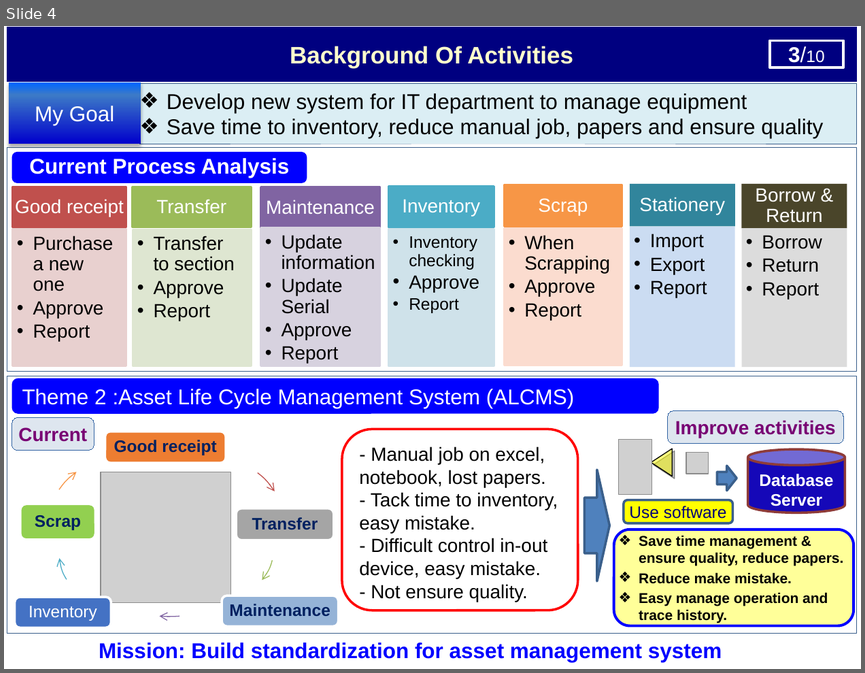
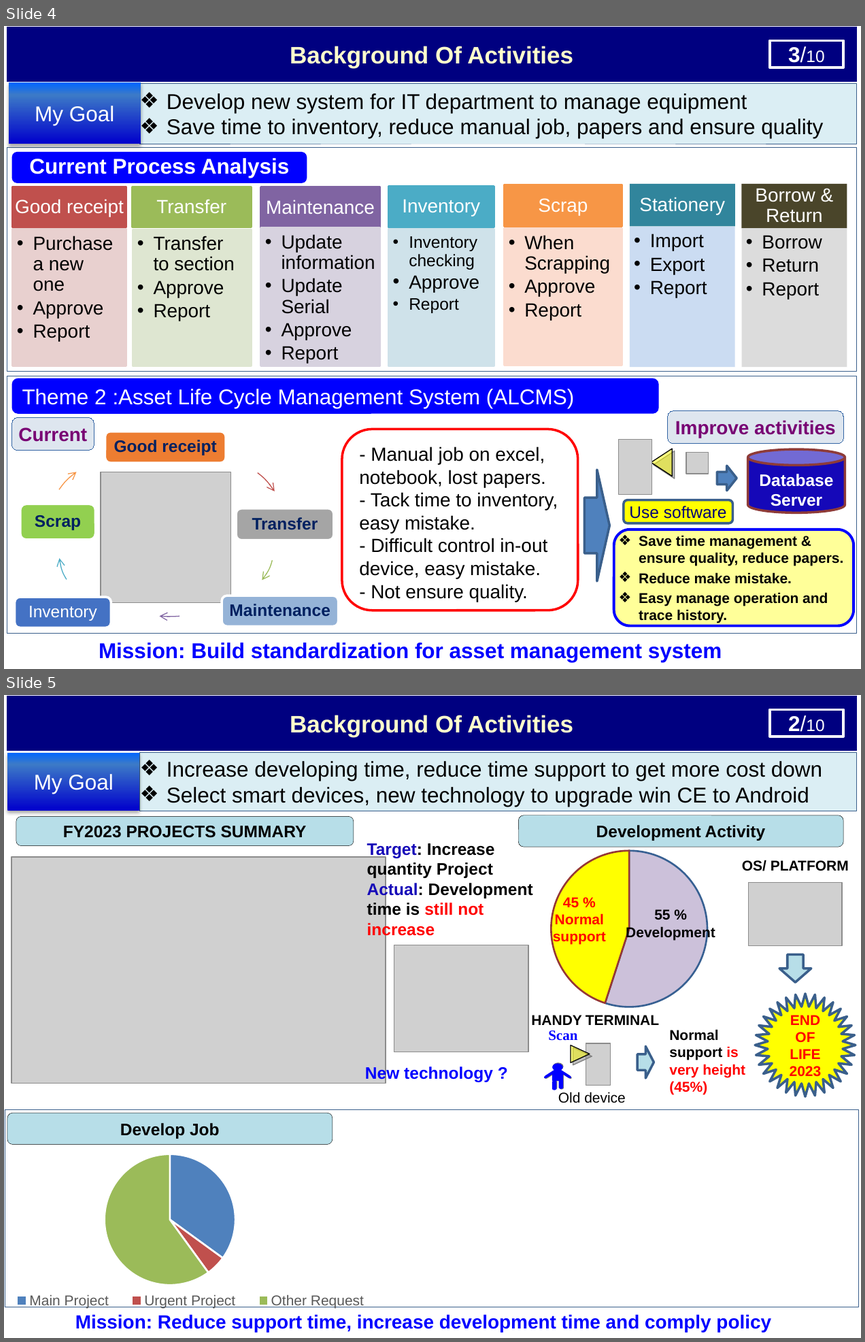
Before and after one commit to thietbicongnghevietnam/ReportPSNV, a slide deck: Report_test.pptx. Shown one above the other, each under a label of ours: slide 4 before the commit, slides 4 and 5 after it. The pictures are 865x673 and 865x1342 pixels, drawn with LibreOffice and Linux fonts; fonts in the diff are those of the drawing; grey boxes stand for pictures; background and template pictures are left out. Boxes give left, top, right and bottom in pixels: in the first picture for what was removed or moved away, otherwise in the second. Text is boxed around its words. In the diff, an @@ line names an element or a change of style, - is before the commit and + after.

```diff
--- a/Report_test.pptx
+++ b/Report_test.pptx
@@ slide 5 added at (4,695,861,1338), background #FFFFFF @@
@@ rectangle added at (7,696,857,750), fill #000080, outline #000080 0.75 pt, 20 pt, text #FFFFCC, bold @@
+Background Of Activities
@@ rectangle added at (770,709,844,737), outline #FFFFFF 2 pt, 18 pt, text #FFFFFF @@
+2/10
@@ freeform shape added at (808,699,857,727), outline #FFFFFF 2.25 pt, 16 pt, text #FFFFFF @@
+2/10
@@ rectangle added at (7,752,139,811), fill gradient #0000CC to #3D7CC7 to #0066FF, 18 pt, text #FFFFFF @@
+My Goal
@@ rectangle added at (139,752,855,811), fill #DBEEF4, outline #3A5F8C 0.25 pt, 18 pt, text #000000 @@
+❖ Increase developing time, reduce time support to get more cost down
+❖ Select smart devices, new technology to upgrade win CE to Android
@@ rounded rectangle added at (16,817,354,846), fill #B7DEE8, outline #000000 0.25 pt, 14 pt, text #000000, bold @@
+FY2023 PROJECTS SUMMARY
@@ rounded rectangle added at (518,815,843,847), fill #B7DEE8, outline #000000 0.25 pt, 14 pt, text #000000, bold @@
+Development Activity
@@ picture added at (11,857,385,1083) @@
@@ text added at (367,843,533,938), 14 pt, text #000000, bold @@
+Target: Increase quantity Project
+Actual: Development time is still not increase
@@ pie chart added at (508,841,732,1011) @@
+categories: 1, 2
+Series 1: 55, 45
@@ text added at (742,860,849,871), 12 pt, text #000000, bold @@
+OS/ PLATFORM
@@ text added at (553,897,606,945), 12 pt, text #FF0000, bold @@
+45 % Normal support
@@ picture added at (749,883,842,946) @@
@@ text added at (626,909,715,940), 12 pt, text #000000, bold @@
+55 % Development
@@ picture added at (394,945,528,1052) @@
@@ right arrow added at (779,954,810,981), fill #B7DEE8, outline #3A5F8C 2 pt @@
@@ star added at (755,993,855,1096), fill #FFFF00, outline #3A5F8C 2 pt, 12 pt, text #FF0000, bold @@
+END OF LIFE 2023
@@ text added at (531,1015,659,1025), 12 pt, text #000000, bold @@
+HANDY TERMINAL
@@ text added at (669,1029,745,1094), 12 pt, text #FF0000, bold @@
+Normal support is very height (45%)
@@ group added at (543,1030,611,1090): 8 pill shapes, 4 ellipses, 2 rectangles, 1 text, 1 picture, 1 triangle @@
+Scan
@@ right arrow added at (637,1047,653,1078), fill #B7DEE8, outline #3A5F8C 2 pt @@
@@ text added at (365,1066,493,1083), 14 pt, text #0000FF, bold @@
+New technology ?
@@ text added at (558,1091,626,1103), 12 pt, text #000000 @@
+Old device
@@ rectangle added at (5,1109,858,1306), outline #3A5F8C 0.25 pt @@
@@ rounded rectangle added at (7,1113,332,1144), fill #B7DEE8, outline #000000 0.25 pt, 14 pt, text #000000, bold @@
+Develop Job
@@ pie chart added at (4,1142,386,1325) @@
+categories: Main Project, Urgent Project, Other Request
+Series 1: 35, 5, 60, -
@@ text added at (75,1314,771,1331), 16 pt, text #0000FF, bold @@
+Mission: Reduce support time, increase development time and comply policy
```
Also in this commit, not shown: 2 slides changed, 1 other slide added, 1 other file.
